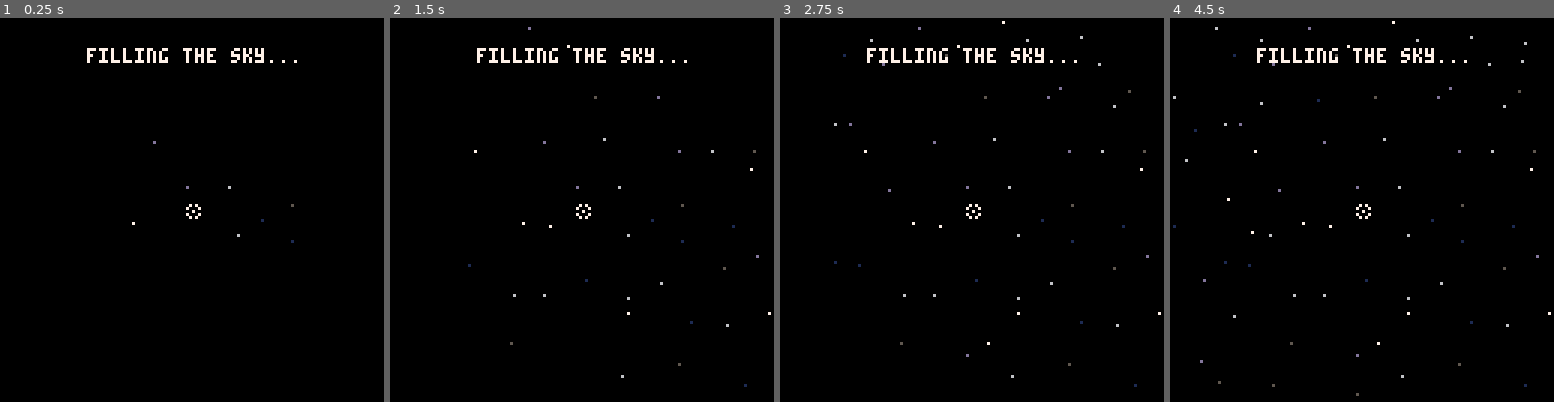
Above: before the commit, frames 1-4 (left to right).
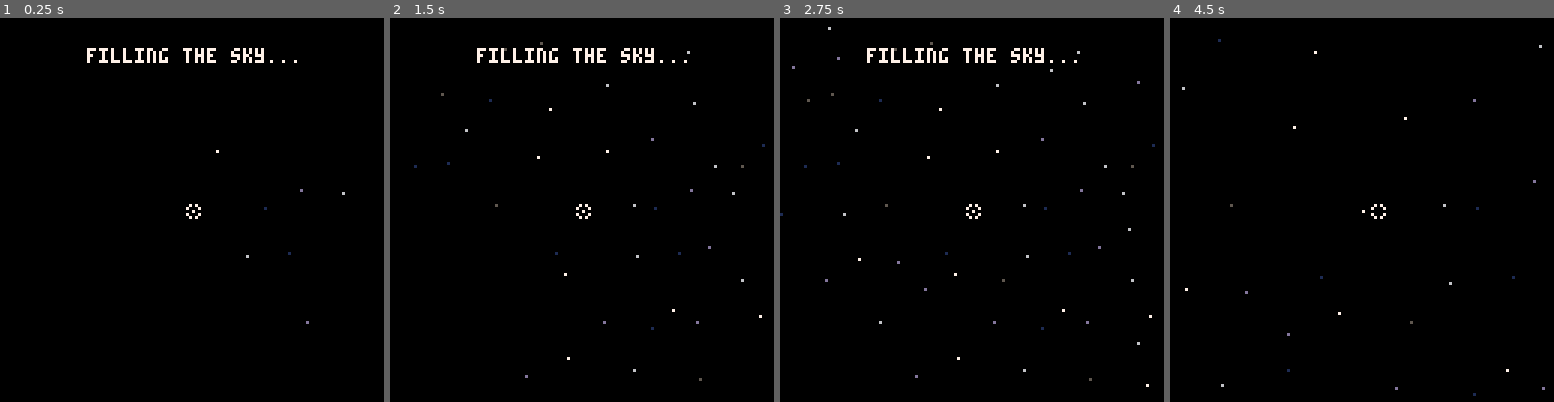
Above: after the commit, the same moments.

Repository: KeyMaster-/stargazer
Game: PICO-8 cartridge stargazer.p8
The game is run twice, just before and just after one commit, with the same random seed, the same clock (stepped at 60 frames per second) and the same inputs.
Inputs:
- Up to frame 1 (0.25 s): no input
- Up to frame 2 (1.5 s): tap X (X key) at 0.33, 1.07 s; tap O (Z key) at 0.7 s
- Up to frame 3 (2.75 s): hold Right 1.6-2.1 s; tap O (Z key) at 1.7, 2.1, 2.5 s; tap X (X key) at 1.85 s; hold Up 2.15-2.42 s; hold Right from 2.47 s (still down)
- Up to frame 4 (4.5 s): tap O (Z key) every 0.4 s from 2.9 to 4.1 s; tap X (X key) at 2.97, 4.08 s; release Right at 3.03 s; hold Left 3.08-3.58 s; hold Down 3.63-3.97 s; hold Right from 4.02 s (still down)

The runs differ from the first frame. In frame 1, less than 0.1% of the frame differs, in the area x 34-90%, y 32-80%; in frame 2, 0.4%; in frame 3, 0.7%; in frame 4, 1.4%, in the area x 0-100%, y 0-99%.

Commit message:
Added proper feedback for line removal; improved control over naming action

Diff:
--- a/stargazer.p8
+++ b/stargazer.p8
@@ -125,7 +125,7 @@
 do
   local mindist = 19 + rnd(2)
   local max_candidates = 10
-  local pertubation = 13 + rnd(4)
+  local pertubation = 8 + rnd(4) --chosen as smallest possible mindist - 1 / sqrt(2), so that no 2 stars can be next to each other even if mindist is minimal, and they get maximum pertubation
   local active = {}
 
   local function rect_check(x,y,x1,y1,x2,y2)
@@ -201,6 +201,7 @@
   local hovered_star = nil
   local constellations = {}
   local commit_count = -1
+  local hovered_connection = nil
 
   local function set_mid_point(const)
     local mid_point = {x=0, y=0}
@@ -237,51 +238,55 @@
       end
     end
 
-    if hovered_star == nil then
+    hovered_connection = nil
+    if hovered_star == nil and #cur_constellation ~= 0 then
       if last_star == nil then
-        if btnp(5) then
-          -- check if we should delete a star connection
-          for i=1,#cur_constellation / 2 do
-            local l_start = cur_constellation[i*2-1]
-            local l_end = cur_constellation[i*2]
-            local dir = {x=0,y=0}
-            dir.x = l_end.x - l_start.x
-            dir.y = l_end.y - l_start.y
-
-            local csr_rel = {x=csr.x,y=csr.y}
-            csr_rel.x += cam.x
-            csr_rel.y += cam.y
-
-            csr_rel.x -= l_start.x
-            csr_rel.y -= l_start.y
-
-            local along_line = (csr_rel.x * dir.x + csr_rel.y * dir.y) / (dir.x * dir.x + dir.y * dir.y)
-
-            if along_line >= 0 and along_line <= 1 then
-              local away_sqr = csr_rel.x * csr_rel.x + csr_rel.y * csr_rel.y - along_line^2 * (dir.x * dir.x + dir.y * dir.y)
-              if away_sqr < 3^2 then
-                del(cur_constellation,l_start)
-                del(cur_constellation,l_end)
-                break
-              end
+        -- look for hovered star connection
+        for i=1,#cur_constellation / 2 do
+          local l_start = cur_constellation[i*2-1]
+          local l_end = cur_constellation[i*2]
+          local dir = {x=0,y=0}
+          dir.x = l_end.x - l_start.x
+          dir.y = l_end.y - l_start.y
+
+          local csr_rel = {x=csr.x,y=csr.y}
+          csr_rel.x += cam.x
+          csr_rel.y += cam.y
+
+          csr_rel.x -= l_start.x
+          csr_rel.y -= l_start.y
+
+          local along_line = (csr_rel.x * dir.x + csr_rel.y * dir.y) / (dir.x * dir.x + dir.y * dir.y)
+
+          if along_line >= 0 and along_line <= 1 then
+            local away_sqr = csr_rel.x * csr_rel.x + csr_rel.y * csr_rel.y - along_line^2 * (dir.x * dir.x + dir.y * dir.y)
+            if away_sqr < 3^2 then
+              hovered_connection = {l_start, l_end}
+              break
             end
           end
         end
-      end
-
-      if last_star == nil and #cur_constellation ~= 0 then
-        if btn(5) then
-          if commit_count ~= -1 then commit_count += 1 end
+
+        if hovered_connection ~= nil then
+          if btnp(5) then
+            del(cur_constellation, hovered_connection[1])
+            del(cur_constellation, hovered_connection[2])
+            commit_count = -1 --delete should not start commit, button will have to be re-pressed to do so
+          end
         else
-          commit_count = 0
+          if btn(5) then
+            if commit_count ~= -1 then commit_count += 1 end
+          else
+            commit_count = 0
+          end
+
+          if commit_count == 20 then
+            commit_count = -1
+            set_mid_point(cur_constellation)
+            state = 2
+          end
         end
-
-        if commit_count == 20 then
-          commit_count = 0
-          set_mid_point(cur_constellation)
-          state = 2
-        end
-      else
+      else --last_star is nil
         if btnp(5) then
           last_star = nil
           cur_constellation[#cur_constellation] = nil --Delete the last star since it's the start of our line segment we won't complete
@@ -307,6 +312,8 @@
 
     draw_constellation(cur_constellation, 6)
 
+    if hovered_connection ~= nil then line(hovered_connection[1].x, hovered_connection[1].y, hovered_connection[2].x, hovered_connection[2].y, 9) end
+
     if last_star != nil then
       if hovered_star ~= nil then line(last_star.x, last_star.y, hovered_star.x, hovered_star.y, 6)
       else line(last_star.x, last_star.y, csr.x + cam.x, csr.y + cam.y, 6) end
@@ -324,8 +331,14 @@
   local abc = 'abcdefghijklmnopqrstuvwxyz'
 
   function star_select_update_naming()
-    if btnp(4) then --todo using btn 4 isn't what I want, gotta change it
-      --todo: make the constellation name string and save it, render it in draw_constellation
+    if btnp(4) then
+      state = 1
+      return
+    end
+    if not btn(5) then
+      commit_count = 0
+    end
+    if btnp(5) and commit_count ~= -1 then
       cur_constellation.name = ''
       for i=1,#letters do
         cur_constellation.name = cur_constellation.name .. sub(abc, letters[i], letters[i])
@@ -333,6 +346,7 @@
       end
       add(constellations, cur_constellation)
       cur_constellation = {}
+      highlighted = 1
       state = 1
       return
     end
